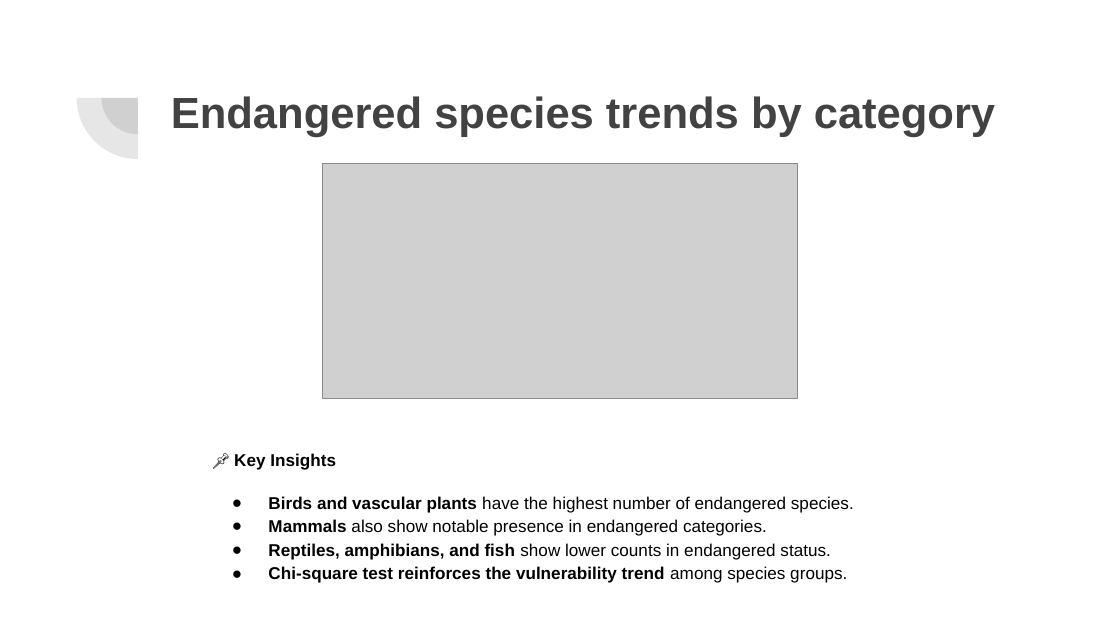
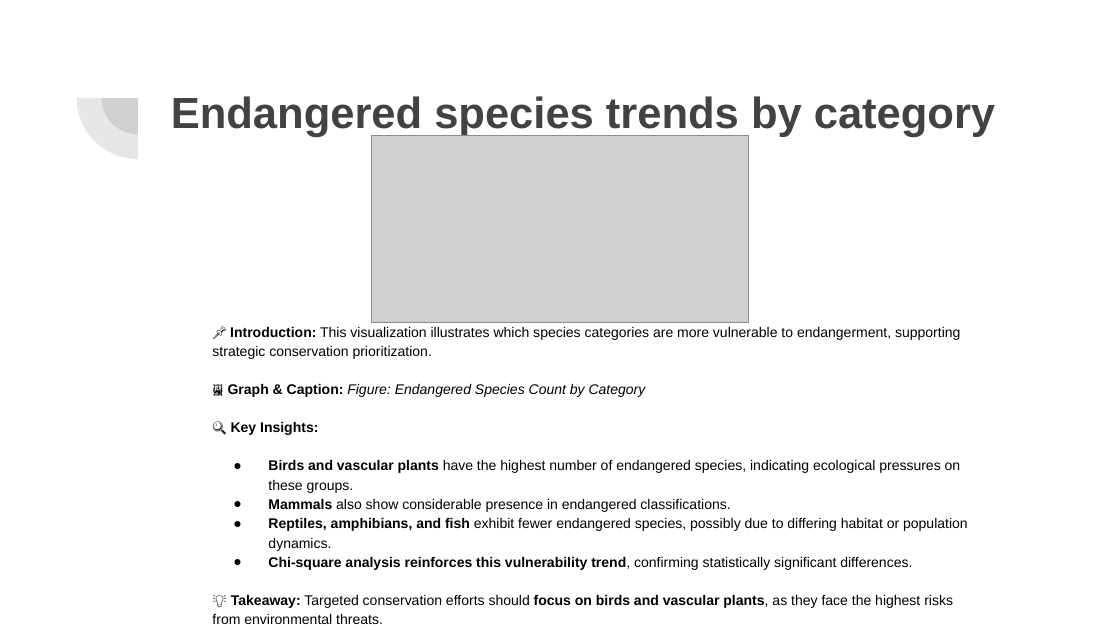
Before and after one commit to gabrielarcangelbol/biodiversity-in-national-parks, a slide deck: slide 7 of Exploring Biodiversity & Conservation in National Parks.pptx. Drawn at 1120x630 pixels with LibreOffice and Linux fonts; fonts in the diff are those of the drawing; grey boxes stand for pictures. Boxes give left, top, right and bottom in pixels: in the first picture for what was removed or moved away, otherwise in the second. Text is boxed around its words. In the diff, an @@ line names an element or a change of style, - is before the commit and + after.

```diff
--- a/Exploring Biodiversity & Conservation in National Parks.pptx
+++ b/Exploring Biodiversity & Conservation in National Parks.pptx
@@ picture: place and size @@
-picture at (323,164,797,399)
+picture at (371,136,748,323)
@@ text at (212,327,968,624): text changed; size 11 to 9 pt @@
-📌 Key Insights
-● Birds and vascular plants have the highest number of endangered species.
-● Mammals also show notable presence in endangered categories.
-● Reptiles, amphibians, and fish show lower counts in endangered status.
-● Chi-square test reinforces the vulnerability trend among species groups.
+📌 Introduction: This visualization illustrates which species categories are more vulnerable to endangerment, supporting strategic conservation prioritization.
+🖼 Graph & Caption: Figure: Endangered Species Count by Category
+🔍 Key Insights:
+● Birds and vascular plants have the highest number of endangered species, indicating ecological pressures on these groups.
+● Mammals also show considerable presence in endangered classifications.
+● Reptiles, amphibians, and fish exhibit fewer endangered species, possibly due to differing habitat or population dynamics.
+● Chi-square analysis reinforces this vulnerability trend, confirming statistically significant differences.
+💡 Takeaway: Targeted conservation efforts should focus on birds and vascular plants, as they face the highest risks from environmental threats.
```
Also in this commit, not shown: 8 other slides changed, 1 slide added, 1 slide removed.
